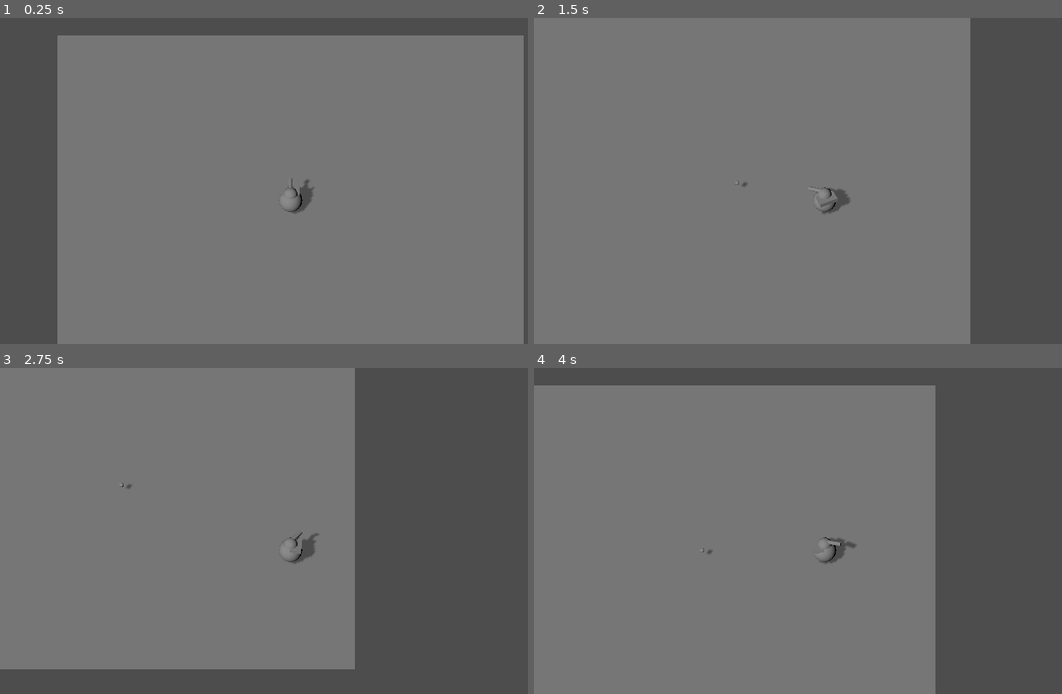
Above: before the commit, frames 1-4 (two rows, left to right).
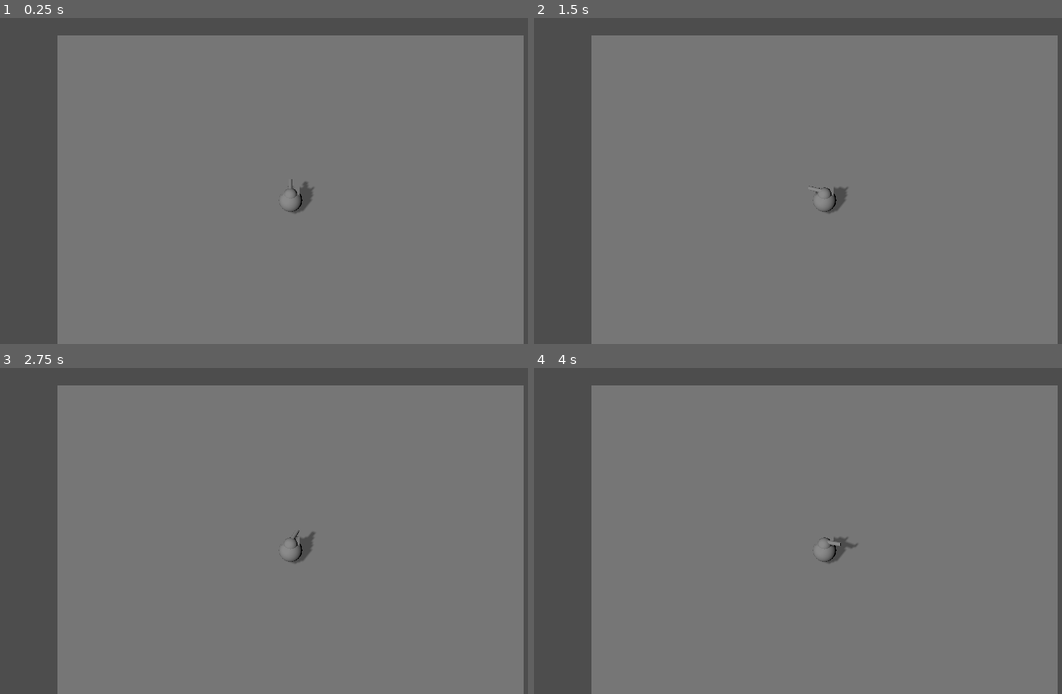
Above: after the commit, the same moments.

Repository: runeteamop/Teamop-Godot-Game
Game: Godot game, scene res://test scenes/runes test.tscn
Two runs of this game, one before a commit and one after it. Both use one fixed random seed, a clock stepped at 60 frames per second and the inputs below. The project has no main scene, so this scene is started directly.
Inputs (mouse positions are in pixels of both pictures, inside the frame that each line leads up to):
- Up to frame 1 (0.25 s): no input
- Up to frame 2 (1.5 s): tap Enter (ui_accept) at 0.5, 0.77 s; move the mouse to (951, 164) at 0.52 s; hold D (Move Right, bound only before the commit) 0.53-1.28 s; click (951, 164) at 0.6 s; move the mouse to (708, 197) at 1.27 s; hold S (Move Down, bound only before the commit) from 1.28 s (still down); click (708, 197) at 1.35 s
- Up to frame 3 (2.75 s): tap Enter (ui_accept) at 1.52 s; move the mouse to (348, 459) at 2.02 s; release S (Move Down, bound only before the commit) at 2.03 s; hold D (Move Right, bound only before the commit) from 2.03 s (still down); click (348, 459) at 2.1 s
- Up to frame 4 (4 s): move the mouse to (798, 596) at 2.77 s; release D (Move Right, bound only before the commit) at 2.78 s; hold W (Move Up, bound only before the commit) 2.78-3.53 s; click (798, 596) at 2.85 s; tap Enter (ui_accept) at 3.02, 3.77 s; move the mouse to (998, 579) at 3.52 s; hold A (Move Left, bound only before the commit) from 3.53 s (still down); click (998, 579) at 3.6 s

The runs differ from the first frame. In frame 1, less than 0.1% of the frame differs, in the area x 54-59%, y 49-56%; in frame 2, 30%; in frame 3, 48%, in the area x 0-100%, y 0-100%; in frame 4, 32%.

Commit message:
inported spider modle

Diff:
--- a/team-op-game/project.godot
+++ b/team-op-game/project.godot
@@ -16,29 +16,29 @@
 
 [input]
 
-"Move Left"={
+Left={
 "deadzone": 0.2,
 "events": [Object(InputEventKey,"resource_local_to_scene":false,"resource_name":"","device":-1,"window_id":0,"alt_press …(191 unchanged characters)…
 ]
 }
-"Move Right"={
+Right={
 "deadzone": 0.2,
 "events": [Object(InputEventKey,"resource_local_to_scene":false,"resource_name":"","device":-1,"window_id":0,"alt_press …(192 unchanged characters)…
 ]
 }
-"Move Up"={
+Up={
 "deadzone": 0.2,
 "events": [Object(InputEventKey,"resource_local_to_scene":false,"resource_name":"","device":-1,"window_id":0,"alt_press …(192 unchanged characters)…
 ]
 }
-"Move Down"={
+Down={
 "deadzone": 0.2,
 "events": [Object(InputEventKey,"resource_local_to_scene":false,"resource_name":"","device":-1,"window_id":0,"alt_press …(192 unchanged characters)…
 ]
 }
-Shoot={
+Shooting={
 "deadzone": 0.2,
-"events": [Object(InputEventMouseButton,"resource_local_to_s …(202 unchanged characters)… ctor2(0, 0),"factor":1.0,"button_index":1,"canceled":false,"pressed":false,"double_click":false,"script":null)
+"events": [Object(InputEventMouseButton,"resource_local_to_s …(202 unchanged characters)… ctor2(0, 0),"factor":1.0,"button_index":2,"canceled":false,"pressed":false,"double_click":false,"script":null)
 ]
 }
 
--- /dev/null
+++ b/team-op-game/scenes/bullet.gd
@@ -0,0 +1,14 @@
+class_name Bullet extends Area3D
+
+@export var target: Vector3
+
+const SPEED = 2
+
+var velocity: Vector3
+
+func _ready() -> void:
+	look_at(target, Vector3.UP)
+
+# Called every frame. 'delta' is the elapsed time since the previous frame.
+func _process(delta: float) -> void:
+	global_transform.origin -= transform.basis.z.normalized() * SPEED * delta
--- a/team-op-game/scenes/bullet.tscn
+++ b/team-op-game/scenes/bullet.tscn
@@ -1,15 +1,18 @@
 [gd_scene format=3 uid="uid://t8f0re2vibsy"]
+
+[ext_resource type="Script" uid="uid://cc5268ml2pk1p" path="res://scenes/bullet.gd" id="1_mkf8s"]
+
+[sub_resource type="SphereMesh" id="SphereMesh_mkf8s"]
 
 [sub_resource type="BoxShape3D" id="BoxShape3D_h1aey"]
 
-[sub_resource type="SphereMesh" id="SphereMesh_mkf8s"]
+[node name="Bullet" type="Area3D" unique_id=1344906873]
+script = ExtResource("1_mkf8s")
 
-[node name="Bullet" type="Area3D" unique_id=1344906873]
+[node name="MeshInstance3D" type="MeshInstance3D" parent="." unique_id=1928587758]
+transform = Transform3D(0.2, 0, 0, 0, 0.2, 0, 0, 0, 0.2, 0, 0, 0)
+mesh = SubResource("SphereMesh_mkf8s")
 
 [node name="CollisionShape3D" type="CollisionShape3D" parent="." unique_id=438964888]
 transform = Transform3D(0.2, 0, 0, 0, 0.2, 0, 0, 0, 0.2, 0, 0, 0)
 shape = SubResource("BoxShape3D_h1aey")
-
-[node name="MeshInstance3D" type="MeshInstance3D" parent="." unique_id=1928587758]
-transform = Transform3D(0.2, 0, 0, 0, 0.2, 0, 0, 0, 0.2, 0, 0, 0)
-mesh = SubResource("SphereMesh_mkf8s")
--- a/team-op-game/scenes/player.gd
+++ b/team-op-game/scenes/player.gd
@@ -7,6 +7,9 @@
 @onready var turret = $Turret
 @onready var camera = $Camera
 @onready var body = $Body
+
+@onready var target_plane = Plane(Vector3(0, 1, 0), position.y)
+var ray_lenght = 100
 
 var bullet_scene = preload("res://scenes/bullet.tscn")
 
@@ -23,7 +26,7 @@
 
 	if velocity.length() > 0:
 		var facing_dir = atan2(-velocity.x, -velocity.z)
-		body.rotation.y = lerp_angle(body.rotation.y, facing_dir, 0.1)
+		body.rotation.y = lerp_angle(body.rotation.y, facing_dir, 0.05)
 
 	move_and_slide()
 
@@ -31,19 +34,23 @@
 
 func _input(_event: InputEvent) -> void:
 	if Input.is_action_just_pressed("Shoot"):
-		print("BAAM!!!")
-		var bullet = bullet_scene.instantiate()
-		add_sibling(bullet)
+		_spawn_bullet()
 
-func _turn_turret(turret_transform: Transform3D, delta):
-	var target_plane = Plane(Vector3(0, 1, 0), position.y)
-	var ray_lenght = 100
+func _mouse_pos_on_plane():
 	var mouse_pos = get_viewport().get_mouse_position()
 	var from = camera.project_ray_origin(mouse_pos)
 	var to = from + camera.project_ray_normal(mouse_pos) * ray_lenght
-	var mouse_pos_on_plane = target_plane.intersects_ray(from, to)
+	return(target_plane.intersects_ray(from, to))
 
+func _turn_turret(turret_transform: Transform3D, delta):
+	var mouse_pos = _mouse_pos_on_plane()
 	var current_trans = turret_transform
-	var target_trans = current_trans.looking_at(mouse_pos_on_plane, Vector3.UP)
+	var target_trans = current_trans.looking_at(mouse_pos, Vector3.UP)
 
 	return(current_trans.basis.slerp(target_trans.basis, rotation_speed * delta))
+
+func _spawn_bullet() -> void:
+	var bullet: Bullet = bullet_scene.instantiate()
+	bullet.target = _mouse_pos_on_plane()
+	bullet.position = position
+	add_sibling(bullet)
--- a/team-op-game/scenes/turret.tscn
+++ b/team-op-game/scenes/turret.tscn
@@ -5,6 +5,7 @@
 [sub_resource type="CylinderMesh" id="CylinderMesh_3oylf"]
 
 [node name="Turret" type="Marker3D" unique_id=376836790]
+transform = Transform3D(0.2, 0, 0, 0, 0.2, 0, 0, 0, 0.2, 0, 0, 0)
 
 [node name="MeshInstance3D" type="MeshInstance3D" parent="." unique_id=1428219473]
 transform = Transform3D(-0.59999996, 0, 5.364418e-08, 0, 0.59999996, 0, -5.364418e-08, 0, -0.59999996, 0, 0.37374765, 0)
Not shown, added: team-op-game/scenes/bullet.gd.uid
Binary file added: team-op-game/textures/spidertank_0.0.2.glb
Not shown, added: team-op-game/textures/spidertank_0.0.2.glb.import
